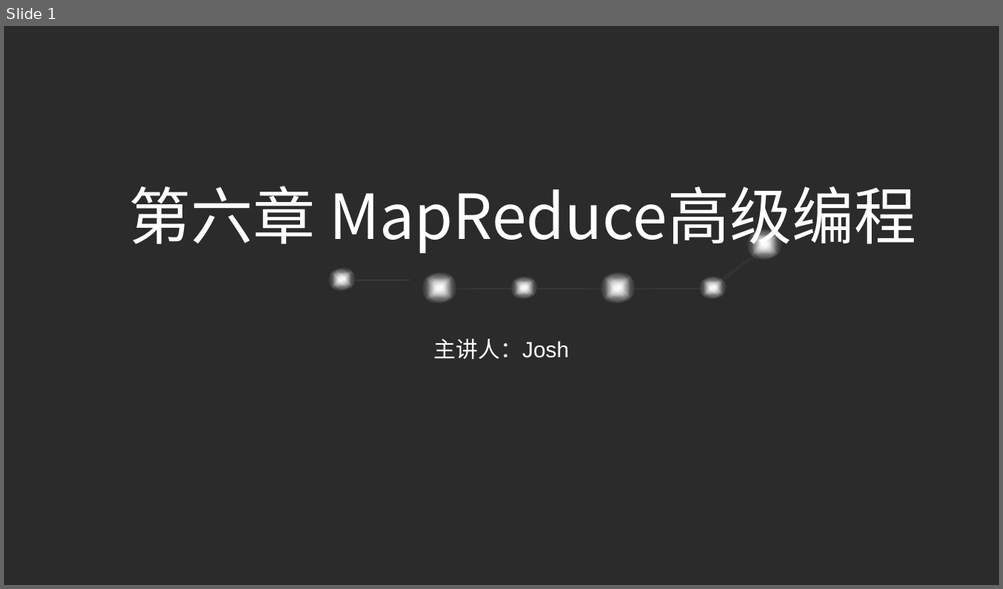
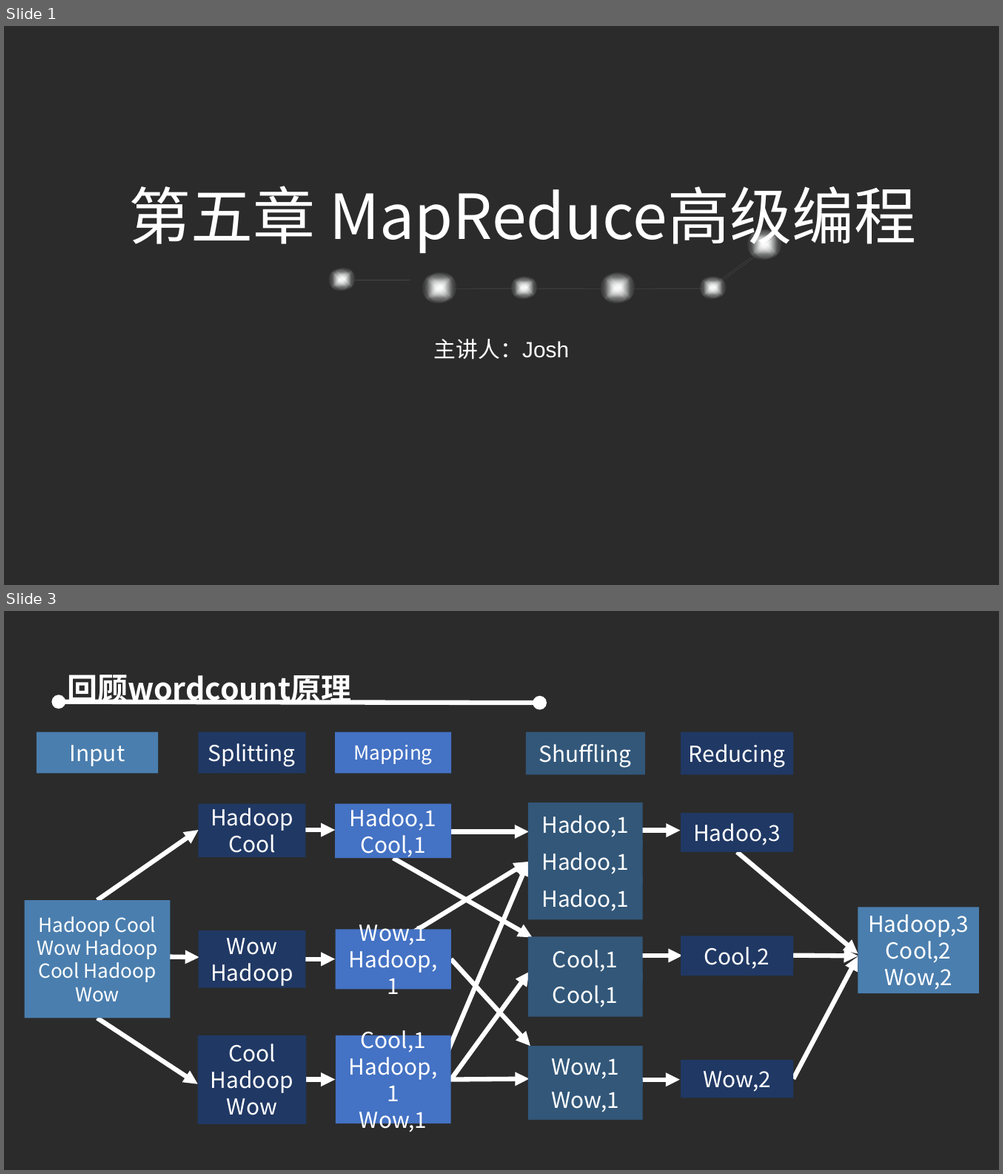
Before and after one commit to refuil/hadoopAction, a slide deck: 第五章 MapReduce高级程序设计.pptx. Shown one above the other, each under a label of ours: slide 1 before the commit, slides 1 and 3 after it; the slides between them are not shown. The pictures are 1003x589 and 1003x1174 pixels, drawn with LibreOffice and Linux fonts; fonts in the diff are those of the drawing; background and template pictures are left out; a plain dark background stands for a picture behind light text. Boxes give left, top, right and bottom in pixels: in the first picture for what was removed or moved away, otherwise in the second. Text is boxed around its words. In the diff, an @@ line names an element or a change of style, - is before the commit and + after.

```diff
--- a/第五章 MapReduce高级程序设计.pptx
+++ b/第五章 MapReduce高级程序设计.pptx
@@ slide 3 added at <box>4,611,999,1170</box>, background picture (left out) @@
@@ text added at <box>67,675,351,705</box>, 29.3 pt, text #FFFFFF, bold @@
+回顾wordcount原理
@@ double arrow added from (59, 702) to (540, 703), #FFFFFF 4.5 pt @@
@@ group added at <box>24,732,979,1125</box>: 22 rectangles, 19 arrows, 1 text @@
+Hadoop Cool
+Wow Hadoop
+Cool Hadoop Wow
+Hadoop Cool
+Wow Hadoop
+Cool Hadoop Wow
+Hadoo,1
+Wow,1
+Hadoop,1
+Hadoo,1
+Cool,1
+Cool,1
+Hadoop,1
+Wow,1
+Hadoo,1
+Hadoo,1
+Cool,1
+Cool,1
+Wow,1
+Wow,1
+Hadoo,3
+Cool,2
+Wow,2
+Hadoop,3
+Cool,2
+Wow,2
+Input
+Splitting
+Mapping
+Shuffling
+Reducing
@@ slide 1 changed as well @@
@@ text at <box>128,186,916,255</box>: text changed @@
-第六章 MapReduce高级编程
+第五章 MapReduce高级编程
```
Also in this commit, not shown: 16 other slides added, 3 slides removed, 19 other files.
